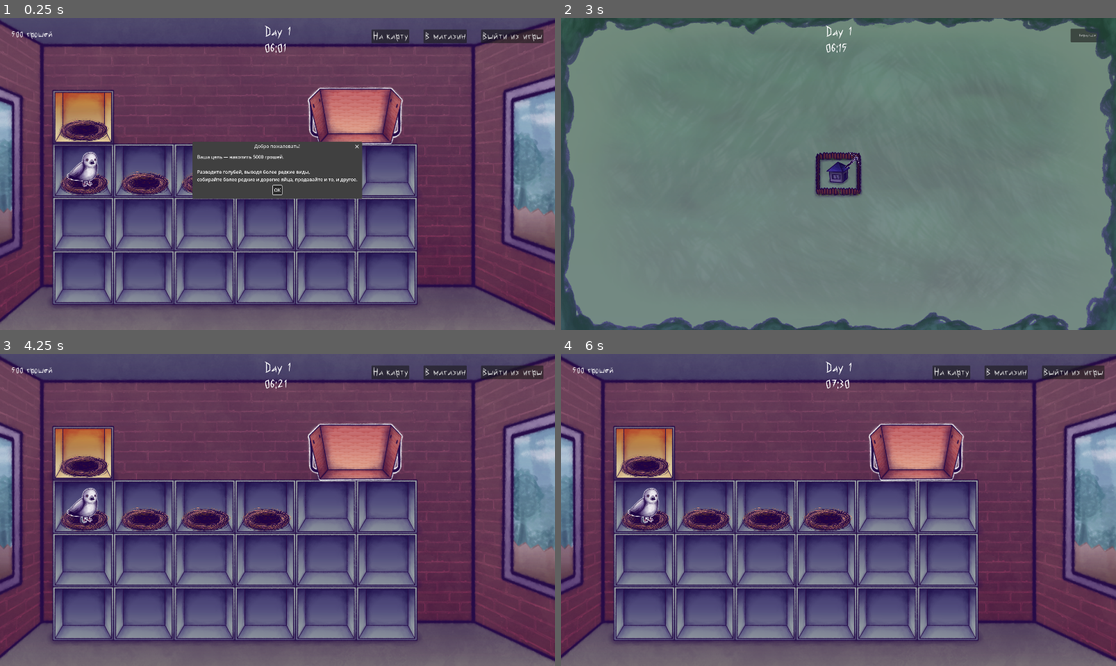
Above: before the commit, frames 1-4 (two rows, left to right).
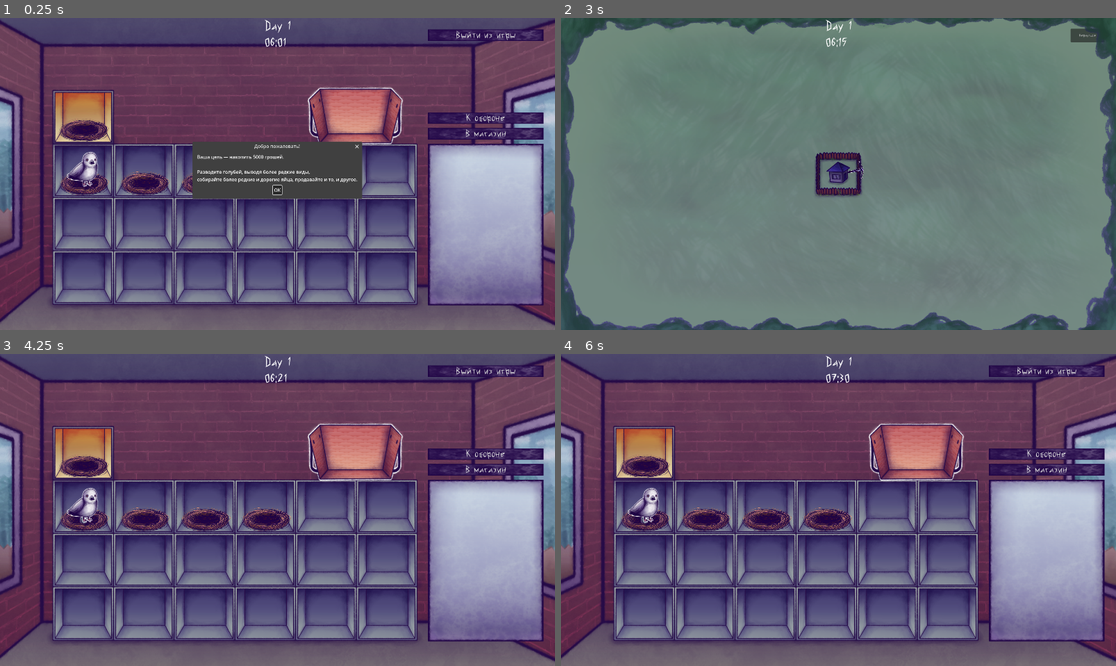
Above: after the commit, the same moments.

Repository: Nick-labs/GvsC
Game: Godot game, scene res://scenes/Main.tscn
Two runs of this game, one before a commit and one after it. Both use one fixed random seed, a clock stepped at 60 frames per second and the inputs below.
Inputs:
- Up to frame 1 (0.25 s): no input
- Up to frame 2 (3 s): click "На карту" (after the commit: "К обороне") at 0.5 s; click "В магазин" at 1.25 s; click "OK" at 2 s; click "На карту" (after the commit: "К обороне") at 2.75 s
- Up to frame 3 (4.25 s): click "Вернуться" at 3.5 s
- Up to frame 4 (6 s): click "В магазин" at 4.25 s; click "Продать всё" at 5 s; click "Вернуться" at 5.75 s

The runs differ from the first frame. In frame 1, 14% of the frame differs, in the area x 2-98%, y 0-93%; in frame 2, 0.2%; in frame 3, 14%; in frame 4, 14%.
Error after the commit: Invalid call. Nonexistent function 'set_money' in base 'Node (ui_manager.gd)'. (res://scripts/farm/farm.gd:328)

Commit message:
Upgrade UI

Diff:
--- a/autoload/UIManager.tscn
+++ b/autoload/UIManager.tscn
@@ -2,8 +2,19 @@
 
 [ext_resource type="Script" uid="uid://bbowbtiog0au4" path="res://autoload/ui_manager.gd" id="1_o0d6g"]
 [ext_resource type="PackedScene" uid="uid://dikbeu3tfv1dd" path="res://scenes/ui/warning_popup.tscn" id="2_o5vi6"]
+[ext_resource type="PackedScene" uid="uid://t1qs03rbb0fi" path="res://scenes/ui/clock_display.tscn" id="3_icajm"]
 
 [node name="UiManager" type="Node" unique_id=2047718261]
 script = ExtResource("1_o0d6g")
 
-[node name="WarningPopup" parent="." unique_id=1712510301 instance=ExtResource("2_o5vi6")]
+[node name="MarginContainer" type="MarginContainer" parent="." unique_id=951443676]
+offset_right = 40.0
+offset_bottom = 40.0
+theme_override_constants/margin_left = 20
+theme_override_constants/margin_top = 20
+theme_override_constants/margin_right = 20
+theme_override_constants/margin_bottom = 20
+
+[node name="WarningPopup" parent="MarginContainer" unique_id=1712510301 instance=ExtResource("2_o5vi6")]
+
+[node name="ClockDisplay" parent="MarginContainer" unique_id=1796616206 instance=ExtResource("3_icajm")]
--- a/autoload/ui_manager.gd
+++ b/autoload/ui_manager.gd
@@ -2,7 +2,7 @@
 
 #signal warning_requested(text: String, duration: float)
 
-@onready var warning_popup := $WarningPopup
+@onready var warning_popup := $MarginContainer/WarningPopup
 
 
 func show_message(text: String, duration := 3.0):
--- a/scenes/Main.tscn
+++ b/scenes/Main.tscn
@@ -4,7 +4,6 @@
 [ext_resource type="Script" uid="uid://dmcsfabbl6v1e" path="res://scripts/main.gd" id="1_rarhs"]
 [ext_resource type="PackedScene" uid="uid://deir46p1edu21" path="res://scenes/defense/defense.tscn" id="2_0bbpv"]
 [ext_resource type="PackedScene" uid="uid://d03d067j2iyjj" path="res://scenes/shop/shop.tscn" id="3_rarhs"]
-[ext_resource type="PackedScene" uid="uid://t1qs03rbb0fi" path="res://scenes/ui/clock_display.tscn" id="5_vcsgt"]
 
 [node name="Main" type="Node2D" unique_id=1107939694]
 script = ExtResource("1_rarhs")
@@ -14,7 +13,3 @@
 [node name="Defense" parent="." unique_id=2122941706 instance=ExtResource("2_0bbpv")]
 
 [node name="Shop" parent="." unique_id=1571493533 instance=ExtResource("3_rarhs")]
-
-[node name="ClockDisplay" parent="." unique_id=1609127357 instance=ExtResource("5_vcsgt")]
-offset = Vector2(0, 20)
-transform = Transform2D(1, 0, 0, 1, 0, 20)
--- a/scenes/farm/farm_ui.tscn
+++ b/scenes/farm/farm_ui.tscn
@@ -3,10 +3,40 @@
 [ext_resource type="Script" uid="uid://c2ueijenddd86" path="res://scripts/farm/farm_ui.gd" id="1_r57qr"]
 [ext_resource type="PackedScene" uid="uid://c6ahqraxmu6xw" path="res://scenes/farm/pigeon_inspector.tscn" id="2_47p7y"]
 [ext_resource type="FontFile" uid="uid://dvw6yq4oggpu" path="res://assets/fonts/Tsap-Tsarap.ttf" id="2_f5vgk"]
+[ext_resource type="Texture2D" uid="uid://b1ompwtpeqyxa" path="res://assets/sprites/ui/windows/window1.png" id="3_fc0dh"]
+[ext_resource type="Texture2D" uid="uid://ryqgt3tpq7o0" path="res://assets/sprites/ui/windows/window1_pressed.png" id="4_sxr4b"]
+[ext_resource type="Texture2D" uid="uid://dtk7k36o8bsb1" path="res://assets/sprites/ui/windows/window1_hovered.png" id="5_kb85a"]
 
 [sub_resource type="Theme" id="Theme_ys0pl"]
 default_font = ExtResource("2_f5vgk")
 default_font_size = 40
+
+[sub_resource type="StyleBoxTexture" id="StyleBoxTexture_kb85a"]
+texture = ExtResource("3_fc0dh")
+
+[sub_resource type="StyleBoxTexture" id="StyleBoxTexture_jf2x4"]
+texture = ExtResource("4_sxr4b")
+
+[sub_resource type="StyleBoxTexture" id="StyleBoxTexture_uhalc"]
+texture = ExtResource("5_kb85a")
+
+[sub_resource type="StyleBoxTexture" id="StyleBoxTexture_hus6s"]
+texture = ExtResource("3_fc0dh")
+
+[sub_resource type="StyleBoxTexture" id="StyleBoxTexture_sxr4b"]
+texture = ExtResource("4_sxr4b")
+
+[sub_resource type="StyleBoxTexture" id="StyleBoxTexture_fc0dh"]
+texture = ExtResource("5_kb85a")
+
+[sub_resource type="StyleBoxTexture" id="StyleBoxTexture_llpy2"]
+texture = ExtResource("3_fc0dh")
+
+[sub_resource type="StyleBoxTexture" id="StyleBoxTexture_2ldhw"]
+texture = ExtResource("4_sxr4b")
+
+[sub_resource type="StyleBoxTexture" id="StyleBoxTexture_6ne2h"]
+texture = ExtResource("5_kb85a")
 
 [node name="FarmUi" type="CanvasLayer" unique_id=1160712630]
 script = ExtResource("1_r57qr")
@@ -21,19 +51,7 @@
 theme_override_constants/margin_left = 40
 theme_override_constants/margin_top = 40
 theme_override_constants/margin_right = 40
-theme_override_constants/margin_bottom = 40
-
-[node name="PigeonInspector" parent="MarginContainer" unique_id=1190866342 instance=ExtResource("2_47p7y")]
-custom_minimum_size = Vector2(0, 600)
-layout_mode = 2
-size_flags_horizontal = 8
-size_flags_vertical = 4
-
-[node name="MoneyLabel" type="Label" parent="MarginContainer" unique_id=2045811232]
-layout_mode = 2
-size_flags_horizontal = 0
-size_flags_vertical = 0
-theme_override_font_sizes/font_size = 36
+theme_override_constants/margin_bottom = 85
 
 [node name="HBoxContainer" type="HBoxContainer" parent="MarginContainer" unique_id=414675659]
 custom_minimum_size = Vector2(400, 0)
@@ -43,20 +61,45 @@
 theme_override_constants/separation = 49
 alignment = 1
 
-[node name="ToDefenseButton" type="Button" parent="MarginContainer/HBoxContainer" unique_id=1209229103]
-layout_mode = 2
-text = "На карту"
-
-[node name="ToShopButton" type="Button" parent="MarginContainer/HBoxContainer" unique_id=749081674]
-layout_mode = 2
-text = "В магазин"
-
 [node name="ExitButton" type="Button" parent="MarginContainer/HBoxContainer" unique_id=1511620067]
+custom_minimum_size = Vector2(400, 0)
 layout_mode = 2
 size_flags_horizontal = 8
 size_flags_vertical = 0
+theme_override_styles/normal = SubResource("StyleBoxTexture_kb85a")
+theme_override_styles/pressed = SubResource("StyleBoxTexture_jf2x4")
+theme_override_styles/hover = SubResource("StyleBoxTexture_uhalc")
 text = "Выйти из игры"
 
-[connection signal="pressed" from="MarginContainer/HBoxContainer/ToDefenseButton" to="." method="_on_defense_button_pressed"]
-[connection signal="pressed" from="MarginContainer/HBoxContainer/ToShopButton" to="." method="_on_shop_button_pressed"]
+[node name="VBoxContainer" type="VBoxContainer" parent="MarginContainer" unique_id=872713628]
+layout_mode = 2
+size_flags_horizontal = 8
+size_flags_vertical = 8
+theme_override_constants/separation = 15
+
+[node name="ToDefenseButton" type="Button" parent="MarginContainer/VBoxContainer" unique_id=1209229103]
+custom_minimum_size = Vector2(240, 0)
+layout_mode = 2
+theme_override_styles/normal = SubResource("StyleBoxTexture_hus6s")
+theme_override_styles/pressed = SubResource("StyleBoxTexture_sxr4b")
+theme_override_styles/hover = SubResource("StyleBoxTexture_fc0dh")
+text = "К обороне"
+expand_icon = true
+
+[node name="ToShopButton" type="Button" parent="MarginContainer/VBoxContainer" unique_id=749081674]
+custom_minimum_size = Vector2(240, 0)
+layout_mode = 2
+theme_override_styles/normal = SubResource("StyleBoxTexture_llpy2")
+theme_override_styles/pressed = SubResource("StyleBoxTexture_2ldhw")
+theme_override_styles/hover = SubResource("StyleBoxTexture_6ne2h")
+text = "В магазин"
+
+[node name="PigeonInspector" parent="MarginContainer/VBoxContainer" unique_id=1190866342 instance=ExtResource("2_47p7y")]
+custom_minimum_size = Vector2(0, 560)
+layout_mode = 2
+size_flags_horizontal = 4
+size_flags_vertical = 4
+
 [connection signal="pressed" from="MarginContainer/HBoxContainer/ExitButton" to="." method="_on_exit_button_pressed"]
+[connection signal="pressed" from="MarginContainer/VBoxContainer/ToDefenseButton" to="." method="_on_defense_button_pressed"]
+[connection signal="pressed" from="MarginContainer/VBoxContainer/ToShopButton" to="." method="_on_shop_button_pressed"]
--- a/scenes/farm/pigeon_inspector.tscn
+++ b/scenes/farm/pigeon_inspector.tscn
@@ -2,11 +2,11 @@
 
 [ext_resource type="FontFile" uid="uid://dvw6yq4oggpu" path="res://assets/fonts/Tsap-Tsarap.ttf" id="1_i5hwu"]
 [ext_resource type="Script" uid="uid://bdmhlmfwai2v8" path="res://scripts/farm/pigeon_inspector.gd" id="1_pjm7s"]
-[ext_resource type="Texture2D" uid="uid://du4pi41qcnw1r" path="res://assets/sprites/ui/window2.png" id="2_jxvaq"]
+[ext_resource type="Texture2D" uid="uid://c78ge3sxntmtp" path="res://assets/sprites/ui/windows/window2.png" id="2_jxvaq"]
 
 [sub_resource type="Theme" id="Theme_8qn5i"]
 default_font = ExtResource("1_i5hwu")
-default_font_size = 20
+default_font_size = 24
 
 [sub_resource type="StyleBoxTexture" id="StyleBoxTexture_dww4p"]
 texture = ExtResource("2_jxvaq")
@@ -41,7 +41,7 @@
 [node name="HBoxContainer" type="HBoxContainer" parent="MarginContainer/VBoxContainer" unique_id=1887897250]
 layout_mode = 2
 
-[node name="Label" type="Label" parent="MarginContainer/VBoxContainer/HBoxContainer" unique_id=1043838563]
+[node name="NicknameLabel" type="Label" parent="MarginContainer/VBoxContainer/HBoxContainer" unique_id=1043838563]
 layout_mode = 2
 text = "Имя: "
 
@@ -52,10 +52,6 @@
 caret_blink = true
 
 [node name="BreedLabel" type="Label" parent="MarginContainer/VBoxContainer" unique_id=13143645]
-layout_mode = 2
-horizontal_alignment = 1
-
-[node name="AgeLabel" type="Label" parent="MarginContainer/VBoxContainer" unique_id=1742934782]
 layout_mode = 2
 horizontal_alignment = 1
 
--- a/scenes/shop/shop.tscn
+++ b/scenes/shop/shop.tscn
@@ -10,7 +10,7 @@
 [ext_resource type="Texture2D" uid="uid://bk4up0ekdx2nw" path="res://assets/sprites/shop/sunset/assistant-confused-sunset.png" id="5_ctpgp"]
 [ext_resource type="PackedScene" uid="uid://dri8ayokswgmw" path="res://scripts/shop/purchase_dialog.tscn" id="7_ge4d2"]
 [ext_resource type="FontFile" uid="uid://dvw6yq4oggpu" path="res://assets/fonts/Tsap-Tsarap.ttf" id="9_vk20h"]
-[ext_resource type="Texture2D" uid="uid://brja54e30y7u8" path="res://assets/sprites/ui/window1.png" id="10_8qn5i"]
+[ext_resource type="Texture2D" uid="uid://brja54e30y7u8" path="res://assets/sprites/ui/windows/window1_st.png" id="10_8qn5i"]
 
 [sub_resource type="RectangleShape2D" id="RectangleShape2D_7r02r"]
 size = Vector2(514, 540.5)
--- a/scripts/farm/farm.gd
+++ b/scripts/farm/farm.gd
@@ -7,7 +7,7 @@
 @onready var egg_basket: EggBasket = $EggBasket
 @onready var incubator: Incubator = $Incubator
 @onready var farm_ui: FarmUI = $FarmUI
-@onready var pigeon_inspector: PigeonInspector  = $FarmUI/MarginContainer/PigeonInspector
+@onready var pigeon_inspector: PigeonInspector  = $FarmUI/MarginContainer/VBoxContainer/PigeonInspector
 @onready var drag_manager: DragManager = $DragManager
 @onready var camera: Camera2D = $Camera2D
 
@@ -37,8 +37,6 @@
 
 	pigeon_inspector.sell_pressed.connect(_on_sell_pressed)
 
-	farm_ui.set_money(PlayerData.money)
-
 	TimeManager.minute_passed.connect(_on_minute)
 
 	ready_ui.emit(farm_ui)
@@ -47,8 +45,6 @@
 	PlayerData.upgrades_changed.connect(_on_upgrades_changed)
 
 	_on_upgrades_changed()
-
-	farm_ui.set_money(PlayerData.money)
 
 
 func _on_minute(day, hour, minute):
@@ -329,7 +325,7 @@
 
 
 func _on_money_changed(value: int):
-	farm_ui.set_money(value)
+	UIManager.set_money(value)
 
 func _on_upgrades_changed():
 	loft.update_unlocked_cells()
--- a/scripts/farm/farm_ui.gd
+++ b/scripts/farm/farm_ui.gd
@@ -3,12 +3,6 @@
 
 signal shop_pressed
 signal defense_pressed
-
-@onready var money_label: Label = $MarginContainer/MoneyLabel
-
-
-func set_money(amount: int) -> void:
-	money_label.text = "%d грошей" % amount
 
 
 func _on_exit_button_pressed() -> void:
--- a/scripts/farm/pigeon_inspector.gd
+++ b/scripts/farm/pigeon_inspector.gd
@@ -5,9 +5,12 @@
 
 var pigeon: Pigeon
 
+@onready var content := $MarginContainer/VBoxContainer
+
 @onready var portrait: TextureRect = $MarginContainer/VBoxContainer/Portrait
 
 @onready var nickname_edit : LineEdit = $MarginContainer/VBoxContainer/HBoxContainer/NicknameEdit
+@onready var nickname_label : Label = $MarginContainer/VBoxContainer/HBoxContainer/NicknameLabel
 
 @onready var breed_label: Label = $MarginContainer/VBoxContainer/BreedLabel
 @onready var age_label: Label = $MarginContainer/VBoxContainer/AgeLabel
@@ -26,7 +29,9 @@
 
 
 func _ready():
-	hide()
+	nickname_edit.hide()
+	nickname_label.hide()
+	sell_button.hide()
 
 
 func show_pigeon(new_pigeon: Pigeon):
@@ -38,7 +43,7 @@
 
 	nickname_edit.text = data.nickname
 	breed_label.text = "Порода: " + data.breed_name
-	age_label.text = "Возраст: " + str(data.age)
+	#age_label.text = "Возраст: " + str(data.age)
 	price_label.text = "Цена: " + str(data.price) + " грошей"
 	generation_label.text = "Поколение: " + str(data.generation)
 
@@ -50,14 +55,18 @@
 
 	eggs_counter_label.text = "Яиц снесено: " + str(data.eggs_laid)
 
-	show()
+	content.show()
+
+	nickname_edit.show()
+	nickname_label.show()
+	sell_button.show()
 
 
 func update_labels():
 	var data := pigeon.data
 
 	breed_label.text = "Порода: " + data.breed_name
-	age_label.text = "Возраст: " + str(data.age)
+	#age_label.text = "Возраст: " + str(data.age)
 	price_label.text = "Цена: " + str(data.price) + " грошей"
 	eggs_counter_label.text = "Яиц снесено: " + str(data.eggs_laid)
 	generation_label.text = "Поколение: " + str(data.generation)
@@ -67,7 +76,7 @@
 
 
 func clear():
-	hide()
+	content.hide()
 
 
 func _on_sell_button_pressed() -> void:
--- a/scripts/shop/purchase_dialog.tscn
+++ b/scripts/shop/purchase_dialog.tscn
@@ -2,7 +2,7 @@
 
 [ext_resource type="Script" uid="uid://bc0qgdt1ggrry" path="res://scripts/shop/purchase_dialog.gd" id="1_vqv54"]
 [ext_resource type="FontFile" uid="uid://dvw6yq4oggpu" path="res://assets/fonts/Tsap-Tsarap.ttf" id="2_ct3ww"]
-[ext_resource type="Texture2D" uid="uid://kibdh0p8lpkv" path="res://assets/sprites/ui/window3.png" id="3_c7mnk"]
+[ext_resource type="Texture2D" uid="uid://kibdh0p8lpkv" path="res://assets/sprites/ui/windows/window3.png" id="3_c7mnk"]
 
 [sub_resource type="Theme" id="Theme_wmk64"]
 default_font = ExtResource("2_ct3ww")
Not shown, changed: TODO.txt
Binary file added: assets/sprites/ui/icons/door-icon.png
Not shown, added: assets/sprites/ui/icons/door-icon.png.import
Binary file added: assets/sprites/ui/icons/shop-icon.png
Not shown, added: assets/sprites/ui/icons/shop-icon.png.import
Binary file added: assets/sprites/ui/icons/shop-unavailable.png
Not shown, added: assets/sprites/ui/icons/shop-unavailable.png.import
Binary file removed: assets/sprites/ui/window2.png
Binary file added: assets/sprites/ui/windows/window1.png
Not shown, changed: assets/sprites/ui/windows/window1.png.import
Binary file added: assets/sprites/ui/windows/window1_hovered.png
Not shown, added: assets/sprites/ui/windows/window1_hovered.png.import
(and 10 more such lines)
